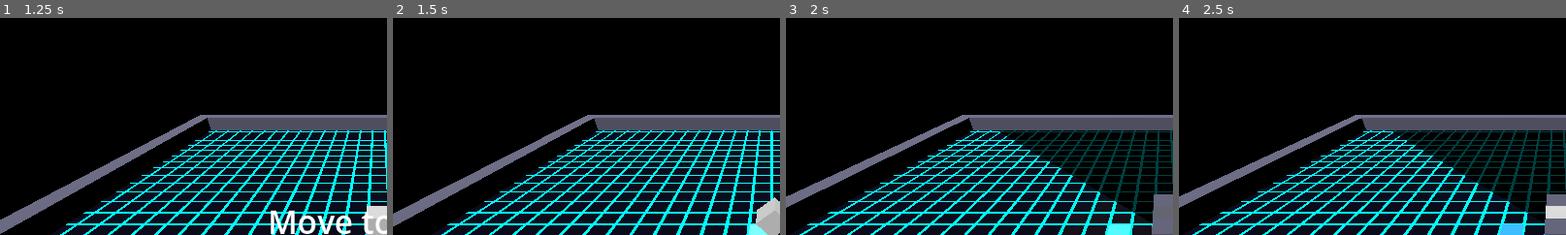
Above: before the commit, frames 1-4 (left to right).
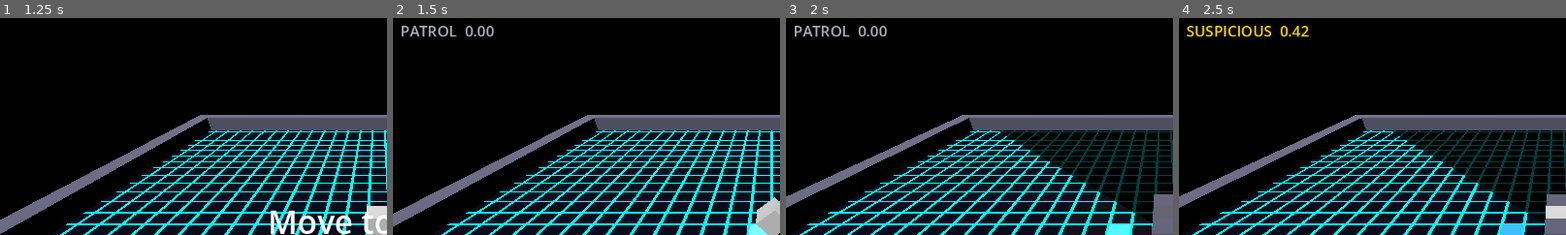
Above: after the commit, the same moments.

Repository: StevenLong/cube
Game: Godot game, scene res://main_menu.tscn
The game is run twice, just before and just after one commit, with the same random seed, the same clock (stepped at 60 frames per second) and the same inputs.
Inputs:
- Up to frame 1 (1.25 s): click "Sandbox" at 0.5 s
- Up to frame 2 (1.5 s): tap Enter at 1.25 s; hold Right (move_right) from 1.28 s (still down); hold V (blend) from 1.28 s (still down)
- Up to frame 3 (2 s): keep holding Right (move_right); keep holding V (blend)
- Up to frame 4 (2.5 s): release Right (move_right) at 2.03 s; release V (blend) at 2.03 s; hold C (extend_depth_back) from 2.03 s (still down); tap V (blend) at 2.1 s
The pictures show only the part of the screen within x 1-51%, y 3-53%; the shares and areas given below are measured in that part.

Frame 1 is identical in both runs. In frame 2, 0.6% of the frame differs, in the area x 2-27%, y 3-9%; in frame 3, 0.6%; in frame 4, 0.8%, in the area x 2-34%, y 3-9%.

Commit message:
Graduated detection model: accumulator-driven enemy alert states
Replaces the near-binary cone test with a _detection accumulator in [0,1]
that fills by proximity and player size while seen, drains otherwise, and
drives the PATROL/SUSPICIOUS/PURSUIT thresholds (retiring the confirm and
timeout constants). Adds get_detection_level/state getters for the cone,
glyph, and audio tasks, a get_extension_sum getter on the player, and a
temporary DEBUG_DETECTION on-screen readout.

Diff:
--- a/enemy_sphere.gd
+++ b/enemy_sphere.gd
@@ -8,10 +8,7 @@
 const COLOR_PURSUIT := Color(1.0, 0.2, 0.2)
 
 const ARRIVE_THRESHOLD := 0.05
-const CONFIRM_DURATION := 0.5
-const SUSPICIOUS_TIMEOUT := 2.0
 const INVESTIGATE_TIMEOUT := 3.0
-const PURSUIT_LOSE_TIMEOUT := 1.5
 const PURSUIT_SPEED_MULT := 1.5
 const SUSPICIOUS_SPEED_MULT := 0.5
 const INVESTIGATE_SPEED_MULT := 1.0
@@ -38,6 +35,19 @@
 const VISIBILITY_LERP_RATE := 8.0
 const PURSUIT_LOS_PADDING := 0.45
 
+# Graduated detection (SPEC_graduated_detection.md). _detection in [0,1] is the
+# enemy's visual certainty; thresholds drive the PATROL/SUSPICIOUS/PURSUIT ladder.
+const DETECT_FILL_RATE := 2.0        # per second at full exposure factors
+const DETECT_DRAIN_RATE := 0.4       # per second when not seeing
+const DETECT_SUSPICIOUS := 0.25      # PATROL -> SUSPICIOUS
+const DETECT_PURSUIT := 1.0          # -> PURSUIT (full bar)
+const DETECT_PURSUIT_KEEP := 0.5     # stay in PURSUIT until drained below this
+const DETECT_MIN_PROXIMITY := 0.15   # fill floor at cone edge
+const DETECT_SIZE_WEIGHT := 0.15     # per extension unit
+const DETECT_ALERT_FILL_MULT := 1.5  # faster fill when already alert
+const DETECT_NOISE_SEED := 0.5       # heard noise seeds detection here, then drains
+const DEBUG_DETECTION := true        # temporary on-screen _detection readout; remove with the focusing-cone task
+
 enum State { PATROL, SUSPICIOUS, INVESTIGATE, PURSUIT }
 
 @export var waypoints: Array[Vector3] = [
@@ -51,7 +61,7 @@
 var _target_idx := 0
 var _state: State = State.PATROL
 var _state_timer := 0.0
-var _confirm_timer := 0.0
+var _detection := 0.0
 var _last_seen_pos := Vector3.ZERO
 var _material: StandardMaterial3D
 var _player: Node3D
@@ -63,6 +73,7 @@
 var _pursuit_repath_timer: float = 0.0
 var _visibility_alpha: float = 1.0
 var _visibility_initialized: bool = false
+var _debug_label: Label
 
 @onready var _mesh: MeshInstance3D = $MeshInstance3D
 @onready var _hum_player: AudioStreamPlayer3D = $HumSound
@@ -80,6 +91,8 @@
 	_build_nav_grid()
 	if waypoints.size() > 0:
 		_set_path_to(waypoints[_target_idx])
+	if DEBUG_DETECTION:
+		_setup_debug_label()
 
 
 func _process(delta: float) -> void:
@@ -87,6 +100,7 @@
 	var seeing := _is_seeing_player()
 	if seeing:
 		_last_seen_pos = _player.position
+	_update_detection(delta, seeing)
 
 	var footprint_pos := Vector3.INF
 	if not seeing and _state != State.PURSUIT:
@@ -95,27 +109,23 @@
 	match _state:
 		State.PATROL:
 			_patrol(delta)
-			if seeing:
+			if _detection >= DETECT_SUSPICIOUS:
 				_enter_state(State.SUSPICIOUS)
 			elif footprint_pos != Vector3.INF:
 				_last_seen_pos = Vector3(footprint_pos.x, position.y, footprint_pos.z)
 				_enter_state(State.INVESTIGATE)
 		State.SUSPICIOUS:
-			_state_timer += delta
-			if seeing:
-				_confirm_timer += delta
-				if _confirm_timer >= CONFIRM_DURATION:
-					_enter_state(State.PURSUIT)
+			if _detection >= DETECT_PURSUIT:
+				_enter_state(State.PURSUIT)
+			elif _detection < DETECT_SUSPICIOUS:
+				_enter_state(State.PATROL)
+			elif footprint_pos != Vector3.INF:
+				_last_seen_pos = Vector3(footprint_pos.x, position.y, footprint_pos.z)
+				_enter_state(State.INVESTIGATE)
 			else:
-				_confirm_timer = 0.0
-				if footprint_pos != Vector3.INF:
-					_last_seen_pos = Vector3(footprint_pos.x, position.y, footprint_pos.z)
-					_enter_state(State.INVESTIGATE)
-			if _state == State.SUSPICIOUS and _state_timer >= SUSPICIOUS_TIMEOUT:
-				_enter_state(State.PATROL)
-			_creep(delta)
+				_creep(delta)
 		State.INVESTIGATE:
-			if seeing:
+			if _detection >= DETECT_PURSUIT:
 				_enter_state(State.PURSUIT)
 			else:
 				if position.distance_to(_last_seen_pos) < FOOTPRINT_VISIT_DIST:
@@ -135,13 +145,9 @@
 				_investigate_move(delta)
 		State.PURSUIT:
 			_pursue(delta)
-			if seeing:
-				_state_timer = 0.0
-			else:
-				_state_timer += delta
-				if _state_timer >= PURSUIT_LOSE_TIMEOUT:
-					_last_seen_pos = Vector3(_last_seen_pos.x, position.y, _last_seen_pos.z)
-					_enter_state(State.INVESTIGATE)
+			if _detection < DETECT_PURSUIT_KEEP:
+				_last_seen_pos = Vector3(_last_seen_pos.x, position.y, _last_seen_pos.z)
+				_enter_state(State.INVESTIGATE)
 
 	var target_alpha := 1.0 if _visible_to_player() else SILHOUETTE_ALPHA
 	if not _visibility_initialized:
@@ -153,6 +159,25 @@
 	col.a = _visibility_alpha
 	_material.albedo_color = col
 	_update_cone_uniforms()
+	_update_debug_label()
+
+
+func _update_detection(delta: float, seeing: bool) -> void:
+	# Graduated visual certainty. Fills while the player is seen, scaled by how
+	# close and how large they are (and faster when already alert); drains
+	# otherwise. Hiding affects this only via _is_seeing_player (blend makes
+	# seeing false), never as a direct term. See SPEC_graduated_detection.md.
+	if seeing:
+		var to_player := _player.global_position - global_position
+		to_player.y = 0.0
+		var dist := to_player.length()
+		var proximity := clampf(1.0 - dist / VIEW_RADIUS, DETECT_MIN_PROXIMITY, 1.0)
+		var size: float = 1.0 + _player.get_extension_sum() * DETECT_SIZE_WEIGHT
+		var alert := DETECT_ALERT_FILL_MULT if _state != State.PATROL else 1.0
+		_detection += DETECT_FILL_RATE * proximity * size * alert * delta
+	else:
+		_detection -= DETECT_DRAIN_RATE * delta
+	_detection = clampf(_detection, 0.0, 1.0)
 
 
 func _patrol(delta: float) -> void:
@@ -230,7 +255,6 @@
 	var was_pursuit := _state == State.PURSUIT
 	_state = new_state
 	_state_timer = 0.0
-	_confirm_timer = 0.0
 	if new_state == State.PATROL:
 		_target_idx = _closest_waypoint_idx()
 		_set_path_to(waypoints[_target_idx])
@@ -264,6 +288,41 @@
 		_: return COLOR_PATROL
 
 
+func get_detection_level() -> float:
+	return _detection
+
+
+func get_detection_state() -> int:
+	return _state
+
+
+func _setup_debug_label() -> void:
+	var layer := CanvasLayer.new()
+	layer.layer = 128
+	add_child(layer)
+	_debug_label = Label.new()
+	_debug_label.position = Vector2(24, 24)
+	_debug_label.add_theme_font_size_override("font_size", 22)
+	_debug_label.add_theme_color_override("font_outline_color", Color.BLACK)
+	_debug_label.add_theme_constant_override("outline_size", 4)
+	layer.add_child(_debug_label)
+
+
+func _update_debug_label() -> void:
+	if _debug_label == null:
+		return
+	_debug_label.text = "%s  %.2f" % [_state_name(), _detection]
+	_debug_label.add_theme_color_override("font_color", _state_color())
+
+
+func _state_name() -> String:
+	match _state:
+		State.SUSPICIOUS: return "SUSPICIOUS"
+		State.INVESTIGATE: return "INVESTIGATE"
+		State.PURSUIT: return "PURSUIT"
+		_: return "PATROL"
+
+
 func _on_player_noise(origin: Vector2, max_radius: float, duration: float) -> void:
 	var enemy_xz := Vector2(position.x, position.z)
 	var dist := enemy_xz.distance_to(origin)
@@ -286,6 +345,7 @@
 	if _state == State.PURSUIT:
 		return
 	_last_seen_pos = Vector3(origin.x, position.y, origin.y)
+	_detection = maxf(_detection, DETECT_NOISE_SEED)
 	_enter_state(State.SUSPICIOUS)
 
 
--- a/player.gd
+++ b/player.gd
@@ -180,6 +180,13 @@
 		if v > 0:
 			return true
 	return false
+
+
+func get_extension_sum() -> int:
+	# Total extension units across all axes. Drives the detection size factor and
+	# mirrors the noise size factor in _play_step.
+	var total: int = _ext[EXT_LEFT] + _ext[EXT_RIGHT] + _ext[EXT_UP] + _ext[EXT_FWD] + _ext[EXT_BACK]
+	return total
 
 
 func is_dodging() -> bool:
